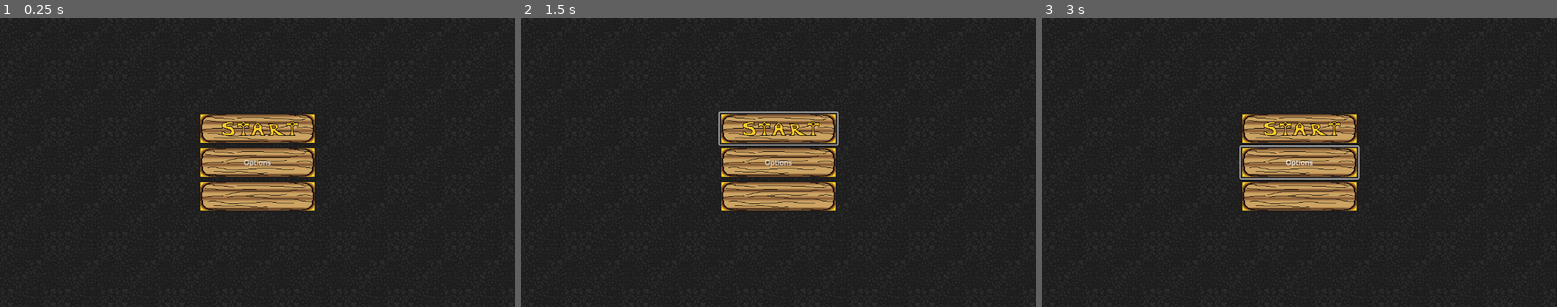
Above: before the commit, frames 1-3 (left to right).
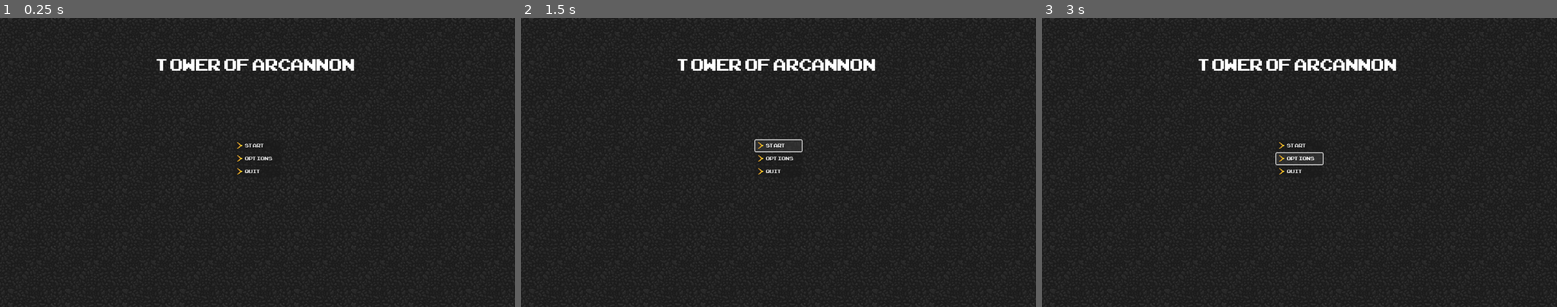
Above: after the commit, the same moments.

Repository: MuriloGurski/TowerofArcannon
Game: Godot game, scene res://MainMenu.tscn
Same seed, same stepped clock (60 frames per second), same inputs: the game is played once before the commit and once after it.
Inputs (mouse positions are in pixels of both pictures, inside the frame that each line leads up to; where the layout moved, square brackets give the same spot in the first picture):
- Up to frame 1 (0.25 s): no input
- Up to frame 2 (1.5 s): click (778, 145) [778, 127] at 0.5 s; click (778, 145) [778, 127] at 1.25 s
- Up to frame 3 (3 s): click (1299, 145) [1299, 127] at 2 s; click "Options" at 2.75 s

The runs differ from the first frame. In frame 1, 7.4% of the frame differs, in the area x 10-99%, y 14-99%; in frame 2, 7.7%; in frame 3, 7.6%.

Commit message:
finishedbetamenu

Diff:
--- a/MainMenu.tscn
+++ b/MainMenu.tscn
@@ -1,8 +1,8 @@
 [gd_scene load_steps=4 format=3 uid="uid://be3xvkxml43ns"]
 
-[ext_resource type="Texture2D" uid="uid://giwxv0vndg3l" path="res://Textures/backgroundmenu.png" id="1_0avsf"]
-[ext_resource type="Texture2D" uid="uid://cm620taaada4r" path="res://Textures/startbuttonbg.png" id="2_g0bmn"]
-[ext_resource type="Texture2D" uid="uid://mmgnvivb555v" path="res://Textures/buttonbg.png" id="3_ajhr2"]
+[ext_resource type="Texture2D" uid="uid://h60jy38ypafw" path="res://Textures/backgroundmenu.png" id="1_0avsf"]
+[ext_resource type="FontFile" uid="uid://wtywq2lmby41" path="res://Fonts/ARCADECLASSIC.TTF" id="2_pg8hl"]
+[ext_resource type="Texture2D" uid="uid://c8kslrageliyy" path="res://Textures/menuoptionicon.png" id="2_sesqc"]
 
 [node name="Menu" type="Control"]
 layout_mode = 3
@@ -26,25 +26,47 @@
 anchor_top = 0.5
 anchor_right = 0.5
 anchor_bottom = 0.5
-offset_left = -35.0
+offset_left = -52.0
 offset_top = -50.5
-offset_right = 35.0
+offset_right = 52.0
 offset_bottom = 50.5
 grow_horizontal = 2
 grow_vertical = 2
+metadata/_edit_use_anchors_ = true
 
 [node name="StartButton" type="Button" parent="MainMenu"]
 layout_mode = 2
-icon = ExtResource("2_g0bmn")
-text_overrun_behavior = 4
-icon_alignment = 1
+theme_override_fonts/font = ExtResource("2_pg8hl")
+text = "Start"
+icon = ExtResource("2_sesqc")
+alignment = 0
 
 [node name="OptionsButton" type="Button" parent="MainMenu"]
 layout_mode = 2
+theme_override_fonts/font = ExtResource("2_pg8hl")
 text = "Options"
-icon = ExtResource("3_ajhr2")
-icon_alignment = 1
+icon = ExtResource("2_sesqc")
+alignment = 0
 
 [node name="QuitButton" type="Button" parent="MainMenu"]
 layout_mode = 2
-icon = ExtResource("3_ajhr2")
+theme_override_fonts/font = ExtResource("2_pg8hl")
+text = "Quit"
+icon = ExtResource("2_sesqc")
+alignment = 0
+
+[node name="Label" type="Label" parent="."]
+layout_mode = 1
+anchors_preset = -1
+anchor_left = 0.500434
+anchor_top = 0.12037
+anchor_right = 0.500434
+anchor_bottom = 0.12037
+offset_left = -224.5
+offset_right = 224.5
+offset_bottom = 54.0
+grow_horizontal = 2
+theme_override_fonts/font = ExtResource("2_pg8hl")
+theme_override_font_sizes/font_size = 52
+text = "toWER OF ARCANNON"
+metadata/_edit_use_anchors_ = true
Binary file added: Fonts/ARCADECLASSIC.TTF
Not shown, added: Fonts/ARCADECLASSIC.TTF.import
Binary file changed: Textures/backgroundmenu.png
Binary file added: Textures/menuoptionicon.png
Not shown, added: Textures/menuoptionicon.png.import
